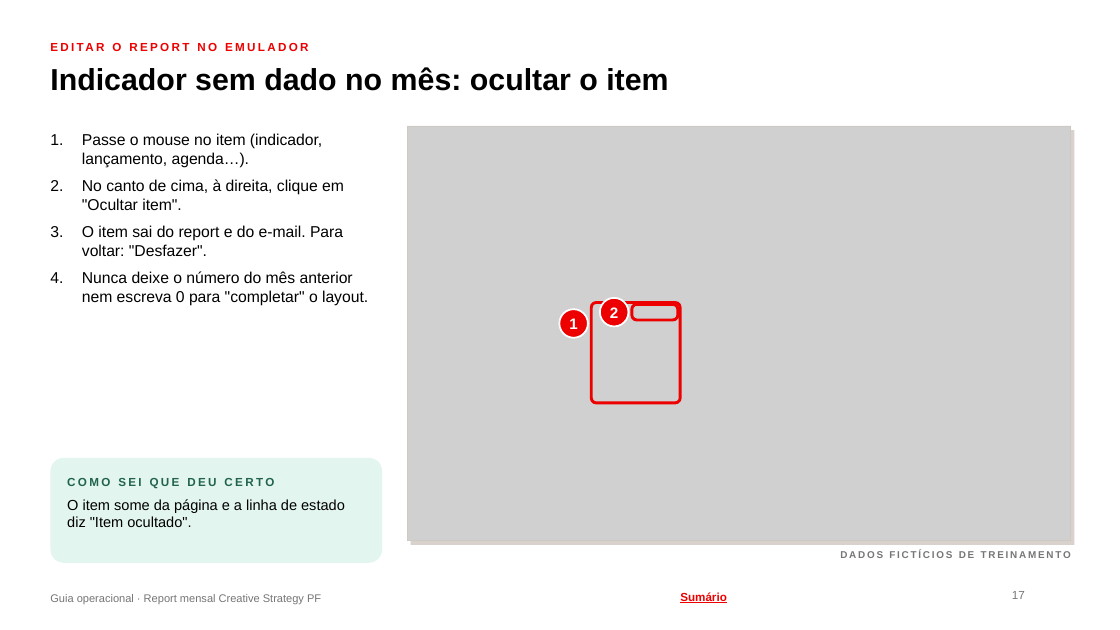
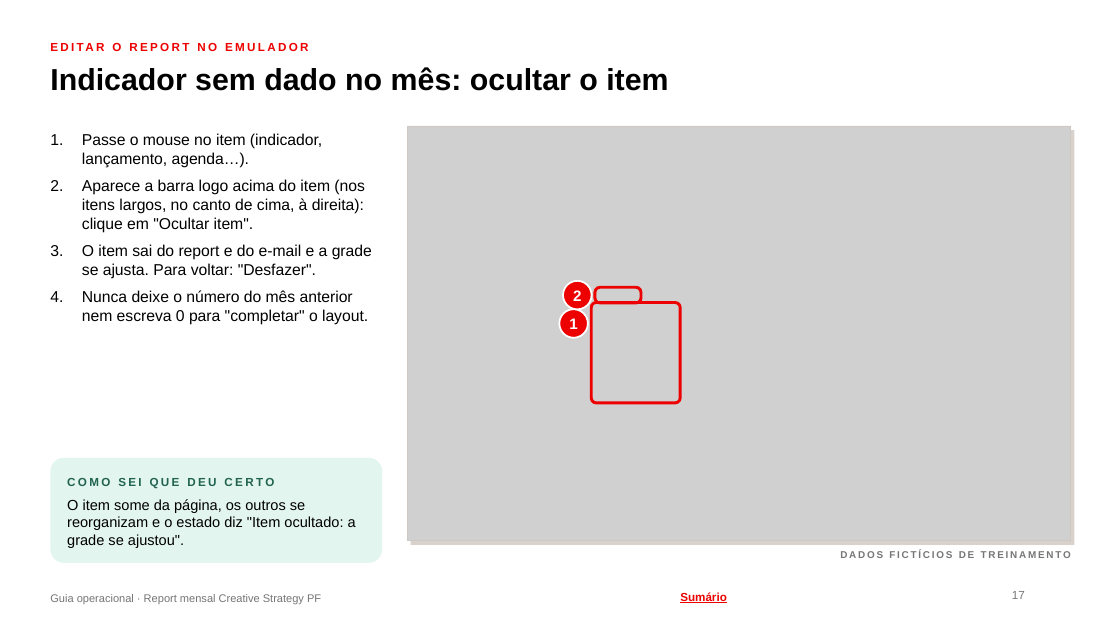
Before and after one commit to fabrizzioriccelli/report_mensal_st, a slide deck: slide 17 of kit/guia-operacional.pptx. Drawn at 1120x630 pixels with LibreOffice and Linux fonts; fonts in the diff are those of the drawing; grey boxes stand for pictures; background and template pictures are left out. Boxes give left, top, right and bottom in pixels: in the first picture for what was removed or moved away, otherwise in the second. Text is boxed around its words. In the diff, an @@ line names an element or a change of style, - is before the commit and + after.

```diff
--- a/kit/guia-operacional.pptx
+++ b/kit/guia-operacional.pptx
@@ text at (82,179,372,279): text changed @@
-2. No canto de cima, à direita, clique em "Ocultar item".
-3. O item sai do report e do e-mail. Para voltar: "Desfazer".
+2. Aparece a barra logo acima do item (nos itens largos, no canto de cima, à direita): clique em "Ocultar item".
+3. O item sai do report e do e-mail e a grade se ajusta. Para voltar: "Desfazer".
@@ 1 text, 1 rounded rectangle, 1 ellipse: place and size @@
-1 text, 1 rounded rectangle, 1 ellipse at (600,298,678,327)
+1 text, 1 rounded rectangle, 1 ellipse at (563,281,641,309)
@@ text at (67,499,356,548): text changed @@
-O item some da página e a linha de estado diz "Item ocultado".
+O item some da página, os outros se reorganizam e o estado diz "Item ocultado: a grade se ajustou".
```
Also in this commit, not shown: 9 other slides changed, 2 slides added, 18 other files.
